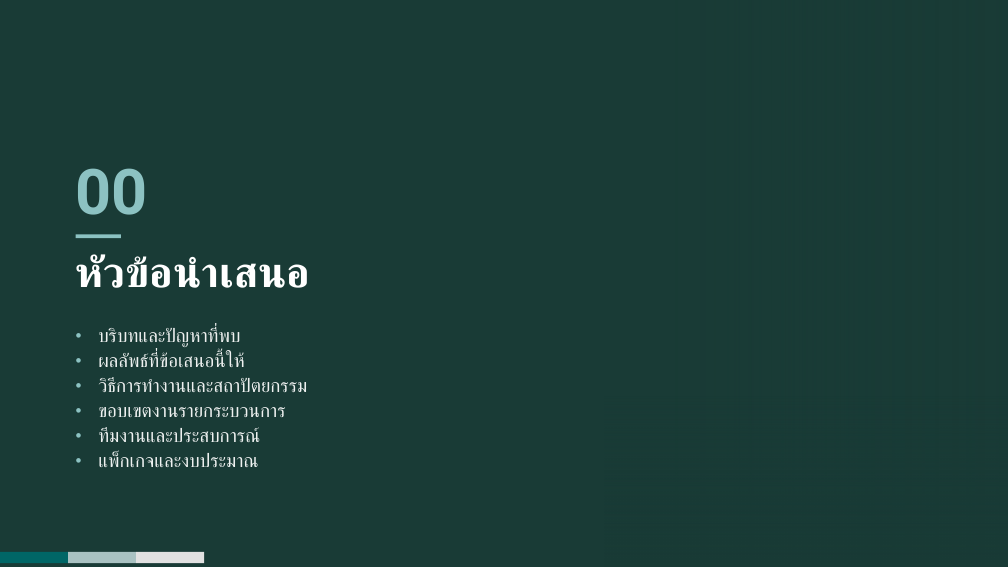
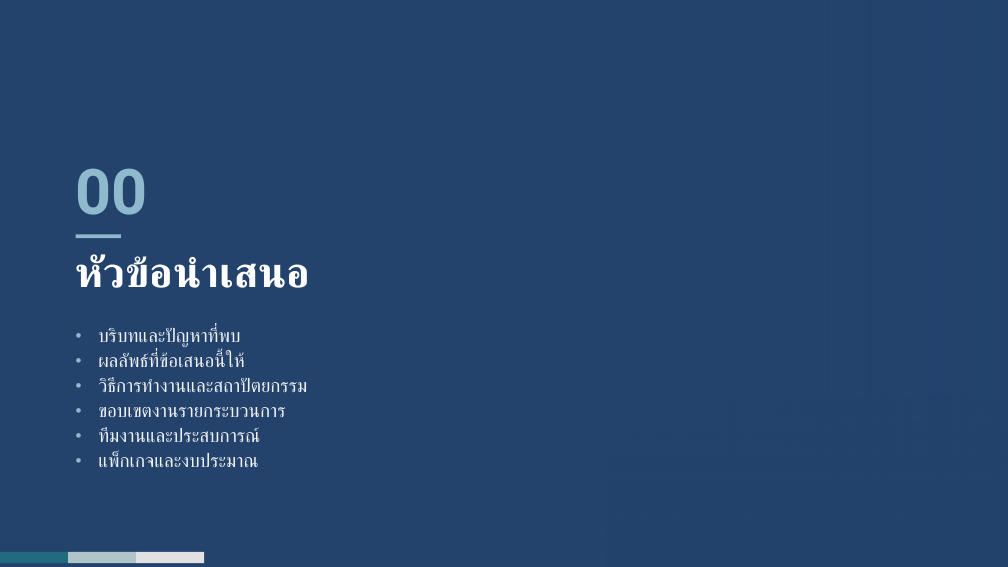
Before and after one commit to rofthanakrit-maker/nct-design-system, a slide deck: slide 3 of NCT-Slide-Template-Corp-Demo.pptx. Drawn at 1008x567 pixels with LibreOffice and Linux fonts; fonts in the diff are those of the drawing; background and template pictures are left out. Boxes give left, top, right and bottom in pixels: in the first picture for what was removed or moved away, otherwise in the second. Text is boxed around its words. In the diff, an @@ line names an element or a change of style, - is before the commit and + after.

```diff
--- a/NCT-Slide-Template-Corp-Demo.pptx
+++ b/NCT-Slide-Template-Corp-Demo.pptx
@@ background #193B36 to #23436D @@
@@ rectangle at (605, 0, 1008, 567): fill gradient #193B36 to gradient #23436D @@
@@ text "00" at (76, 168, 148, 215): text colour #8CC2C2 to #8FBACE @@
@@ rectangle at (76, 234, 121, 238): fill #8CC2C2 to #8FBACE @@
@@ text "บริบทและปัญหาที่พบ" at (98, 327, 307, 467): bullet colour #8CC2C2 to #8FBACE @@
@@ rectangle at (605, 397, 1008, 567): fill gradient #193B36 to gradient #23436D @@
@@ rectangle at (0, 552, 68, 563): fill #006666 to #216B7F @@
@@ rectangle at (68, 552, 136, 563): fill #A9C2C2 to #B1C4C9 @@
```
Also in this commit, not shown: 19 other slides changed, 40 other files.
